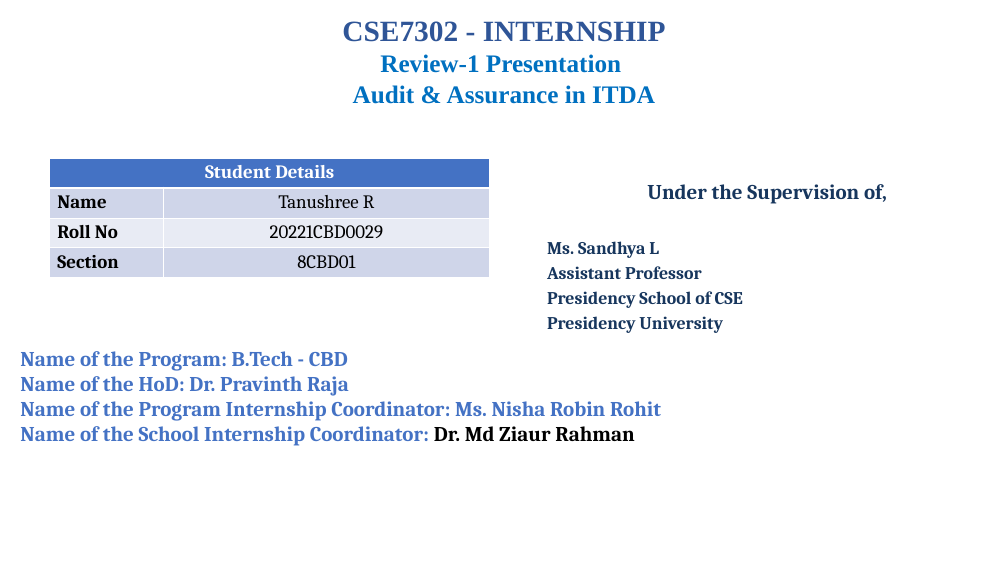
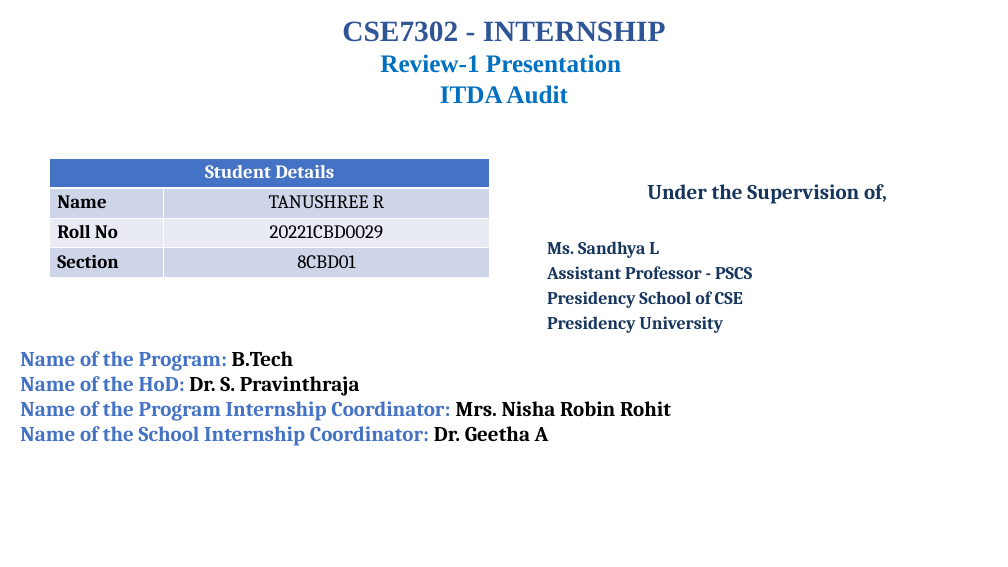
Before and after one commit to tanushreer-7/8-sem-internship, a slide deck: slide 1 of CSE7302-Internship_Review-1 Deloitte.pptx. Drawn at 1008x567 pixels with LibreOffice and Linux fonts; fonts in the diff are those of the drawing; background and template pictures are left out. Boxes give left, top, right and bottom in pixels: in the first picture for what was removed or moved away, otherwise in the second. Text is boxed around its words. In the diff, an @@ line names an element or a change of style, - is before the commit and + after.

```diff
--- a/CSE7302-Internship_Review-1 Deloitte.pptx
+++ b/CSE7302-Internship_Review-1 Deloitte.pptx
@@ text at (x1=342, y1=21, x2=666, y2=104): text changed @@
-CSE7302 - INTERNSHIP
-Review-1 Presentation
-Audit & Assurance in ITDA
+CSE7302 - INTERNSHIP
+Review-1 Presentation
+ITDA Audit
@@ table at (x1=50, y1=158, x2=490, y2=279) @@
-row 2, column 2: Tanushree R
+row 2, column 2: TANUSHREE R
@@ text at (x1=547, y1=266, x2=752, y2=279): text changed @@
-Assistant Professor
+Assistant Professor - PSCS
@@ text at (x1=20, y1=351, x2=671, y2=446): text changed @@
-Name of the Program: B.Tech - CBD
-Name of the HoD: Dr. Pravinth Raja
-Name of the Program Internship Coordinator: Ms. Nisha Robin Rohit
-Name of the School Internship Coordinator: Dr. Md Ziaur Rahman
+Name of the Program: B.Tech
+Name of the HoD: Dr. S. Pravinthraja
+Name of the Program Internship Coordinator: Mrs. Nisha Robin Rohit
+Name of the School Internship Coordinator: Dr. Geetha A
```
Also in this commit, not shown: 1 other slide changed, 3 other files.
